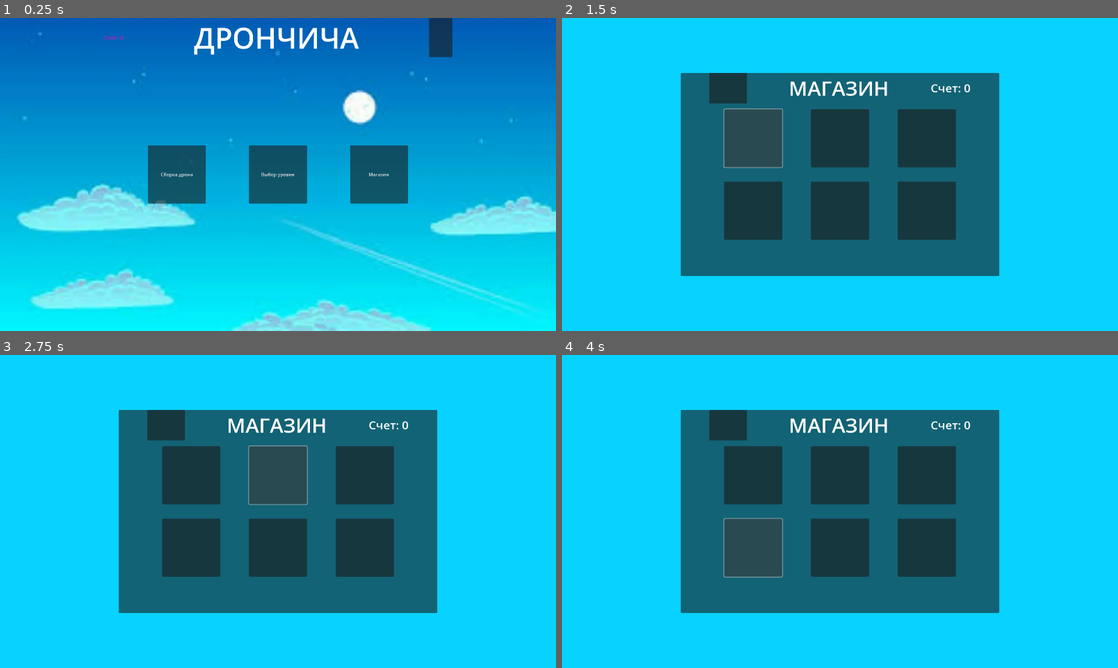
Above: before the commit, frames 1-4 (two rows, left to right).
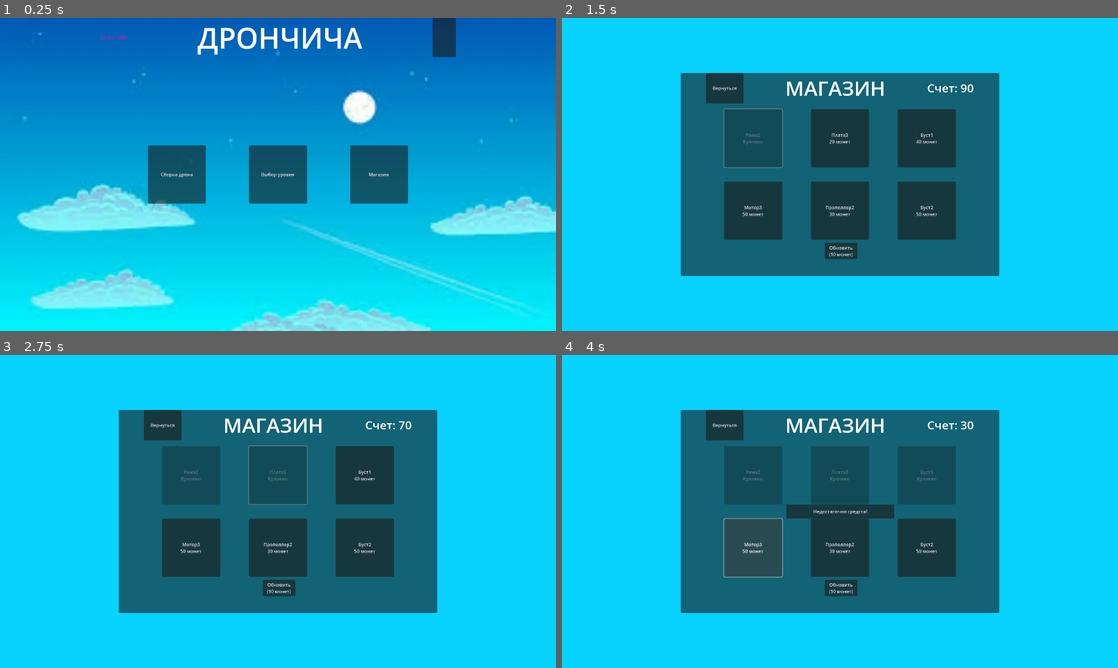
Above: after the commit, the same moments.

Repository: zxcGhoul228-ez/GodotDrone
Game: Godot game, scene res://main_scene.tscn
The game is run twice, just before and just after one commit, with the same random seed, the same clock (stepped at 60 frames per second) and the same inputs.
Inputs (mouse positions are in pixels of both pictures, inside the frame that each line leads up to):
- Up to frame 1 (0.25 s): no input
- Up to frame 2 (1.5 s): click "Магазин" at 0.5 s; click (751, 136) at 1.27 s
- Up to frame 3 (2.75 s): click (278, 473) at 2 s, where only the run after the commit has a clickable "Плата3 20 монет"
- Up to frame 4 (4 s): click (928, 473) at 2.75 s, where only the run after the commit has a clickable "Буст1 40 монет"; click (751, 549) at 3.5 s, where only the run after the commit has a clickable "Мотор3 50 монет"

The runs differ from the first frame. In frame 1, 1.5% of the frame differs, in the area x 18-82%, y 0-13%; in frame 2, 1.5%; in frame 3, 3.4%; in frame 4, 7.8%, in the area x 25-74%, y 17-78%.

Commit message:
Добавил новые файлы: [перечисли какие]

Diff:
--- a/global.gd
+++ b/global.gd
@@ -1,7 +1,13 @@
 # global.gd
 extends Node
-
-var score = 0
+var purchased_items = []
+var score = 100
 static var current_level = 1
 static var drone_data = {}
+
+func has_item(item_name):
+	return item_name in purchased_items
+
+func get_purchased_items():
+	return purchased_items.duplicate()
 # Добавьте другие глобальные переменные по необходимости
--- a/project.godot
+++ b/project.godot
@@ -23,4 +23,5 @@
 
 window/size/viewport_width=1920
 window/size/viewport_height=1080
+window/size/mode=3
 window/stretch/mode="viewport"
--- a/shop/shop.gd
+++ b/shop/shop.gd
@@ -1,13 +1,162 @@
 extends Control
+@onready var back_button = $HBoxContainer/back_butt
+@onready var message_label = $"message label"
+@onready var refresh_button = $refresh
 @export var score_label: Label  # Перетащите ноду в инспекторе
+@onready var buttons = [
+	$CenterContainer/VBoxContainer/HBoxContainer/Button1,
+	$CenterContainer/VBoxContainer/HBoxContainer/Button2,
+	$CenterContainer/VBoxContainer/HBoxContainer2/Button4,
+	$CenterContainer/VBoxContainer/HBoxContainer2/Button5,
+	$CenterContainer/VBoxContainer/HBoxContainer/Button3,
+	$CenterContainer/VBoxContainer/HBoxContainer2/Button6
+]
+# Варианты для каждого типа предметов
+var frame_variants = ["Рама1", "Рама2", "Рама3"]
+var board_variants = ["Плата1", "Плата2", "Плата3"]
+var motor_variants = ["Мотор1", "Мотор2", "Мотор3"]
+var propeller_variants = ["Пропеллер1", "Пропеллер2", "Пропеллер3"]
 
+# Текущие отображаемые предметы
+var current_items = []
+
+var last_frame_index = -1
+var last_board_index = -1
+var last_motor_index = -1
+var last_propeller_index = -1
+
+
+# Цены для каждого предмета (первые 4 будут меняться, последние 2 - нет)
+var item_prices = [10, 20, 50, 30, 40, 50]  # Можете настроить по своему усмотрению
 func _ready():
-	$HBoxContainer/back_butt.pressed.connect(_on_back_pressed)
-	if score_label:
+	# Подключаем кнопку возврата
+	if back_button:
+		back_button.text = "Вернуться"
+		if not back_button.is_connected("pressed", _on_back_pressed):
+			back_button.connect("pressed", _on_back_pressed)
+	set_anchors_and_offsets_preset(Control.PRESET_FULL_RECT)
+
+	# Инициализируем генератор случайных чисел
+	randomize()
+
+	# Инициализируем начальный ассортимент
+	refresh_shop_items()
+
+	# Подключаем кнопку обновления
+	if refresh_button:
+		refresh_button.text = "Обновить\n(10 монет)"
+		if not refresh_button.is_connected("pressed", _on_refresh_pressed):
+			refresh_button.connect("pressed", _on_refresh_pressed)
+	update_score_display()
+	connect_buttons()
+	setup_buttons()
+	update_buttons_state()
+	if message_label:
+		message_label.hide()
+		message_label.text = "Недостаточно средств!"
+
+func connect_buttons():
+	for i in range(buttons.size()):
+		var button = buttons[i]
+		if not button.is_connected("pressed", _on_item_bought.bind(i)):
+			button.connect("pressed", _on_item_bought.bind(i))
+func setup_buttons():
+	for i in range(buttons.size()):
+		var button = buttons[i]
+		# Устанавливаем текст кнопки с названием и ценой
+		button.text = "%s\n%d монет" % [current_items[i], item_prices[i]]
+		# Подключаем сигнал нажатия
+		button.connect("pressed", _on_item_bought.bind(i))
+func get_random_index_different_from(array_size, last_index):
+	if array_size <= 1:
+		return 0  # Если только один вариант, всегда возвращаем 0
+
+	var new_index = last_index
+	# Продолжаем генерировать новый индекс, пока он не станет отличным от предыдущего
+	while new_index == last_index:
+		new_index = randi() % array_size
+
+	return new_index
+
+func _on_item_bought(item_index):
+	var price = item_prices[item_index]
+	var product_name = current_items[item_index]
+
+	# Проверяем, не куплен ли уже предмет
+	if product_name in Global.purchased_items:
+		print("Этот предмет уже куплен!")
+		return
+
+	if Global.score >= price:
+		Global.score -= price
+		Global.purchased_items.append(product_name)  # Добавляем предмет в список купленных
 		update_score_display()
+		update_buttons_state()
+		print("Куплен: ", product_name)
 	else:
-		print("Перетащите Label в инспектор!")
+		print("Недостаточно монет для покупки ", product_name)
+		show_message()
+func _on_refresh_pressed():
+	# Проверяем, хватает ли монет для обновления
+	if Global.score >= 10:
+		Global.score -= 10
+		refresh_shop_items()
+		setup_buttons()
+		update_buttons_state()
+		update_score_display()
+		print("Ассортимент обновлен!")
+	else:
+		print("Недостаточно монет для обновления ассортимента!")
+		show_message()
+func refresh_shop_items():
+	current_items.clear()
+
+	# Выбираем случайные индексы, отличные от предыдущих
+	var frame_index = get_random_index_different_from(frame_variants.size(), last_frame_index)
+	var board_index = get_random_index_different_from(board_variants.size(), last_board_index)
+	var motor_index = get_random_index_different_from(motor_variants.size(), last_motor_index)
+	var propeller_index = get_random_index_different_from(propeller_variants.size(), last_propeller_index)
+
+	# Сохраняем выбранные индексы для следующего обновления
+	last_frame_index = frame_index
+	last_board_index = board_index
+	last_motor_index = motor_index
+	last_propeller_index = propeller_index
+
+	# Добавляем выбранные предметы
+	current_items.append(frame_variants[frame_index])
+	current_items.append(board_variants[board_index])
+	current_items.append(motor_variants[motor_index])
+	current_items.append(propeller_variants[propeller_index])
+
+	# Добавляем неизменяемые предметы
+	current_items.append("Буст1")
+	current_items.append("Буст2")
+
+	print("Новый ассортимент: ", current_items)
+
+func update_buttons_state():
+	# Обновляем состояние кнопок (активны/неактивны) в зависимости от того, куплен ли предмет
+	for i in range(buttons.size()):
+		var button = buttons[i]
+		var product_name = current_items[i]
+
+		if product_name in Global.purchased_items:
+			button.disabled = true
+			button.text = "%s\nКуплено" % product_name
+			button.modulate = Color.GRAY  # Визуально показываем, что предмет куплен
+		else:
+			button.disabled = false
+			button.text = "%s\n%d монет" % [product_name, item_prices[i]]
+			button.modulate = Color.WHITE
 func _on_back_pressed():
 	get_tree().change_scene_to_file("main_scene.tscn")
 func update_score_display():
 	score_label.text = "Счет: " + str(Global.score)
+func show_message():
+	if message_label:
+		message_label.show()
+		# Создаем таймер для скрытия сообщения через 2 секунды
+		var timer = get_tree().create_timer(2.0)
+		await timer.timeout
+		message_label.hide()
--- a/shop/shop.tscn
+++ b/shop/shop.tscn
@@ -41,7 +41,7 @@
 theme_override_constants/separation = 100
 alignment = 1
 
-[node name="Button" type="Button" parent="Control/CenterContainer/VBoxContainer/HBoxContainer"]
+[node name="Button1" type="Button" parent="Control/CenterContainer/VBoxContainer/HBoxContainer"]
 custom_minimum_size = Vector2(200, 0)
 layout_mode = 2
 
@@ -59,15 +59,15 @@
 theme_override_constants/separation = 100
 alignment = 1
 
-[node name="Button" type="Button" parent="Control/CenterContainer/VBoxContainer/HBoxContainer2"]
+[node name="Button4" type="Button" parent="Control/CenterContainer/VBoxContainer/HBoxContainer2"]
 custom_minimum_size = Vector2(200, 0)
 layout_mode = 2
 
-[node name="Button2" type="Button" parent="Control/CenterContainer/VBoxContainer/HBoxContainer2"]
+[node name="Button5" type="Button" parent="Control/CenterContainer/VBoxContainer/HBoxContainer2"]
 custom_minimum_size = Vector2(200, 0)
 layout_mode = 2
 
-[node name="Button3" type="Button" parent="Control/CenterContainer/VBoxContainer/HBoxContainer2"]
+[node name="Button6" type="Button" parent="Control/CenterContainer/VBoxContainer/HBoxContainer2"]
 custom_minimum_size = Vector2(200, 0)
 layout_mode = 2
 
@@ -95,3 +95,17 @@
 [node name="ScoreLabel" type="Label" parent="Control/HBoxContainer"]
 layout_mode = 2
 theme_override_font_sizes/font_size = 40
+
+[node name="refresh" type="Button" parent="Control"]
+layout_mode = 0
+offset_left = 908.0
+offset_top = 776.0
+offset_right = 1020.0
+offset_bottom = 832.0
+
+[node name="message label" type="Button" parent="Control"]
+layout_mode = 0
+offset_left = 775.0
+offset_top = 516.0
+offset_right = 1147.0
+offset_bottom = 564.0
